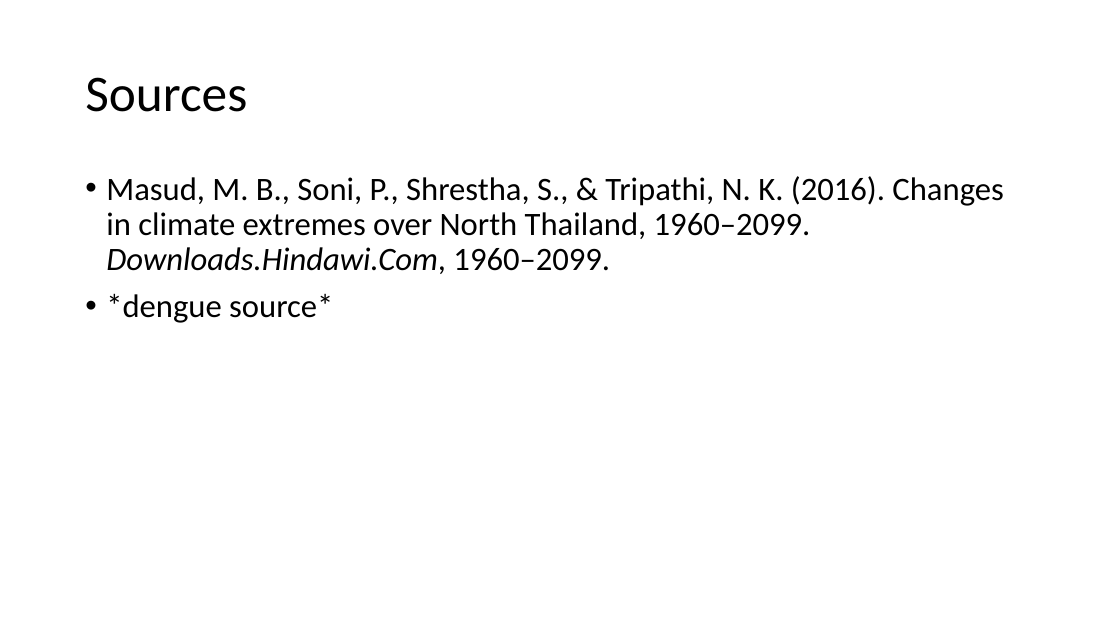
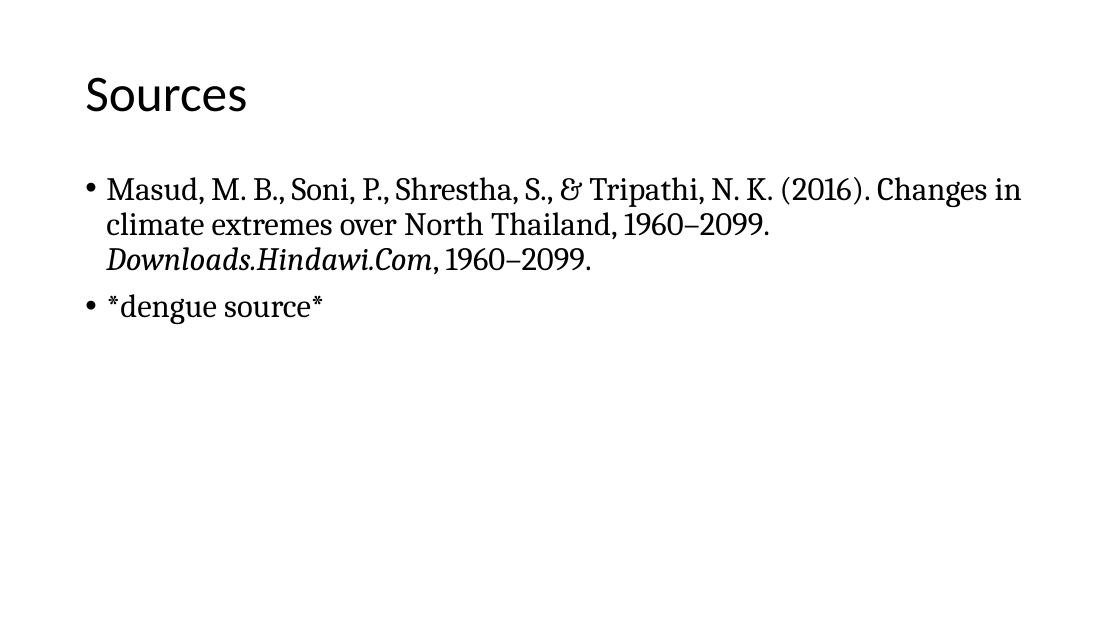
Before and after one commit to datascience-mobi-2023/topic04_team04, a slide deck: slide 16 of Project Proposal Präsi Draft .pptx. Drawn at 1120x630 pixels with LibreOffice and Linux fonts; fonts in the diff are those of the drawing. Boxes give left, top, right and bottom in pixels: in the first picture for what was removed or moved away, otherwise in the second. Text is boxed around its words. In the diff, an @@ line names an element or a change of style, - is before the commit and + after.

```diff
--- a/Project Proposal Präsi Draft .pptx
+++ b/Project Proposal Präsi Draft .pptx
@@ text "Masud, M. B., Soni, P., ..." at (106,177,1022,324): font Calibri to Cambria @@
```
Also in this commit, not shown: 18 other slides changed, 1 slide removed.
